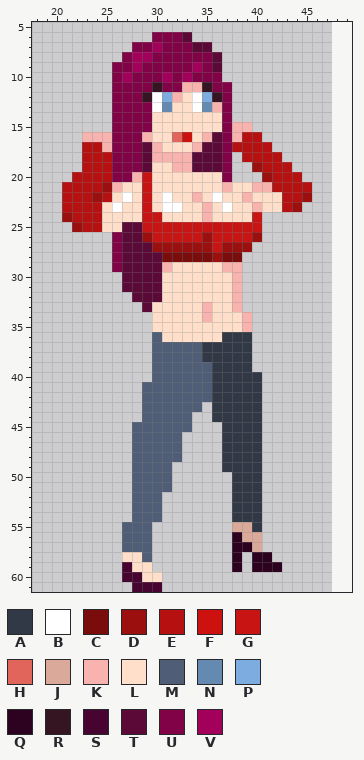
A pixel-art sprite gets an edit: CasaDesDiamantes/sprites/playerShotgunStance_spr/layers/7677a738-0344-4a37-89f6-7de5e64dd711/3e6e376f-020b-4f08-99cb-29c5e5191b87.png. The first picture shows the starting point.
The file is 32x62 pixels. Shown: x 18..49, y 5..61. The old version is drawn lined up with the new one, on the new canvas.
Palette (. is transparent): A #313947  B #ffffff  C #7a0c0c  D #9b0f0f  E #b71010  F #cc110e  G #c91414  H #e1655b  J #dba999  K #f9b3ae  L #ffdfc9  M #4f5d77  N #658ab2  P #7dade0  Q #2d0220  R #351522  S #470431  T #5b0937  U #820247  V #a3005c
Pixels before, first column x 21:
 6 .........UUUT............
 7 .......UUVUUUTT..........
 8 ......UVVUUUUUUT.........
 9 .....UUVUUUUUVUT.........
10 .....UVUUUVUVUUU.........
11 .....UUUURUUKKRUU........
12 .....UUURBPKLBPRU........
13 .....UUUUBNLLBNKU........
14 .....UUUULLLLLLLU........
15 .....UUUULLLLLLLUKK......
16 ..KKKUUUKLLHFLKTUKEE.....
17 ..EEKUUUTKLLLKTTUEEEE....
18 ..EEEUUUTKKKKTTTU.EEEE...
19 ..EEEUUUTLLKKTTTU..DEEE..
20 .EEEEUUKGLLLLLLLU...DEEE.
21 EEEEDKLLGLLLLLLLKLLKKEEEE
22 EEEDELBLGLBLLKLBLLKLLLEED
23 EEEELBLLGLBBLLKLBLLKLLED.
24 DEEELLLLGGLLLLKLLLLG.....
25 .DEELLTTGGGGGGGGGGGG.....
26 .....UTTDGGGGGDGGGGD.....
27 .....UTTTDDDDDDGDDD......
28 .....UTTTTCCCCCDCC.......
29 .....UTTTTKLLLLLKK.......
30 ......TTTTLLLLLLLK.......
31 ......TTTTLLLLLLLK.......
32 .......TTTLLLLLLLK.......
33 ........TLLLLLKLLK.......
34 .........LLLLLKLLLK......
35 .........LLLLLLLLLK......
36 .........MLLLLLLAAA......
37 .........MMMMMAAAAA......
38 .........MMMMMAAAAA......
39 .........MMMMMMAAAA......
40 .........MMMMMMAAAAA.....
41 ........MMMMMMMAAAAA.....
42 ........MMMMMMMAAAAA.....
43 ........MMMMMM.AAAAA.....
44 ........MMMMM..AAAAA.....
45 .......MMMMMM...AAAA.....
46 .......MMMMM....AAAA.....
47 .......MMMMM....AAAA.....
48 .......MMMMM....AAAA.....
49 .......MMMM.....AAAA.....
50 .......MMMM......AAA.....
51 .......MMMM......AAA.....
52 .......MMM.......AAA.....
53 .......MMM.......AAA.....
54 .......MMM.......AAA.....
55 ......MMM........JJA.....
56 ......MMM........QJJ.....
57 ......MMM........QQJ.....
58 ......LLM........Q.QQ....
59 ......SLL........Q.QQQ...
60 ......SSLL...............
61 .......SSS...............
The same view after the edit:
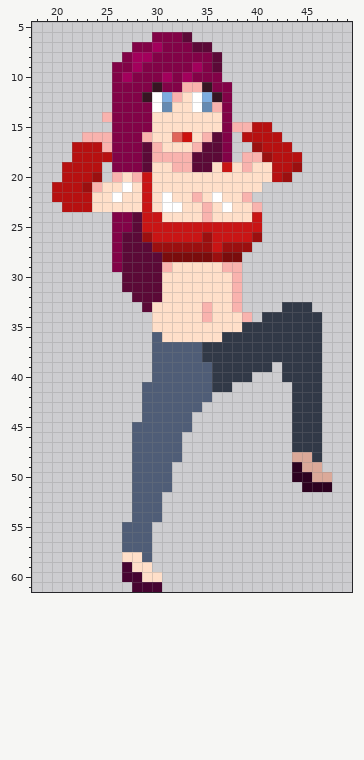
Diff:
canvas 32x62 -> 64x62, the old top-left corner now at 16,0
Changed rows in their new state; - is an unchanged pixel.
first column x 20:
14 -----K--------------------
15 --------------------EE----
16 ------------------.--EE---
17 --E---------------..D-EE--
18 --E----------------KKD-EE-
19 -EE--.----------LGLKLL--D-
20 -E--D.KL---------LLLLL-D.-
21 E--DKLLB---------L--L.....
22 E---LLBL------------......
23 ----L-L--------------....-
24 -.....UUT-----------------
25 --....UU------------------
first column x 36:
33 -------AAA--
34 -----AAAAAA-
35 ---AAAAAAAA-
36 ----AAAAAAA-
37 ----AAAAAAA-
38 ----AAAAAAA-
39 ----AA-AAAA-
40 ----.--AAAA-
41 --...---AAA-
42 .....---AAA-
43 .....---AAA-
44 .....---AAA-
45 -....---AAA-
46 -....---AAA-
47 -....---AAA-
48 -....---JJA-
49 -....---QJJ-
50 --...---QQJJ
51 --...----QQQ
52 --...-------
53 --...-------
54 --...-------
55 --...-------
56 --...-------
57 --...-------
58 --.-..------
59 --.-...-----
